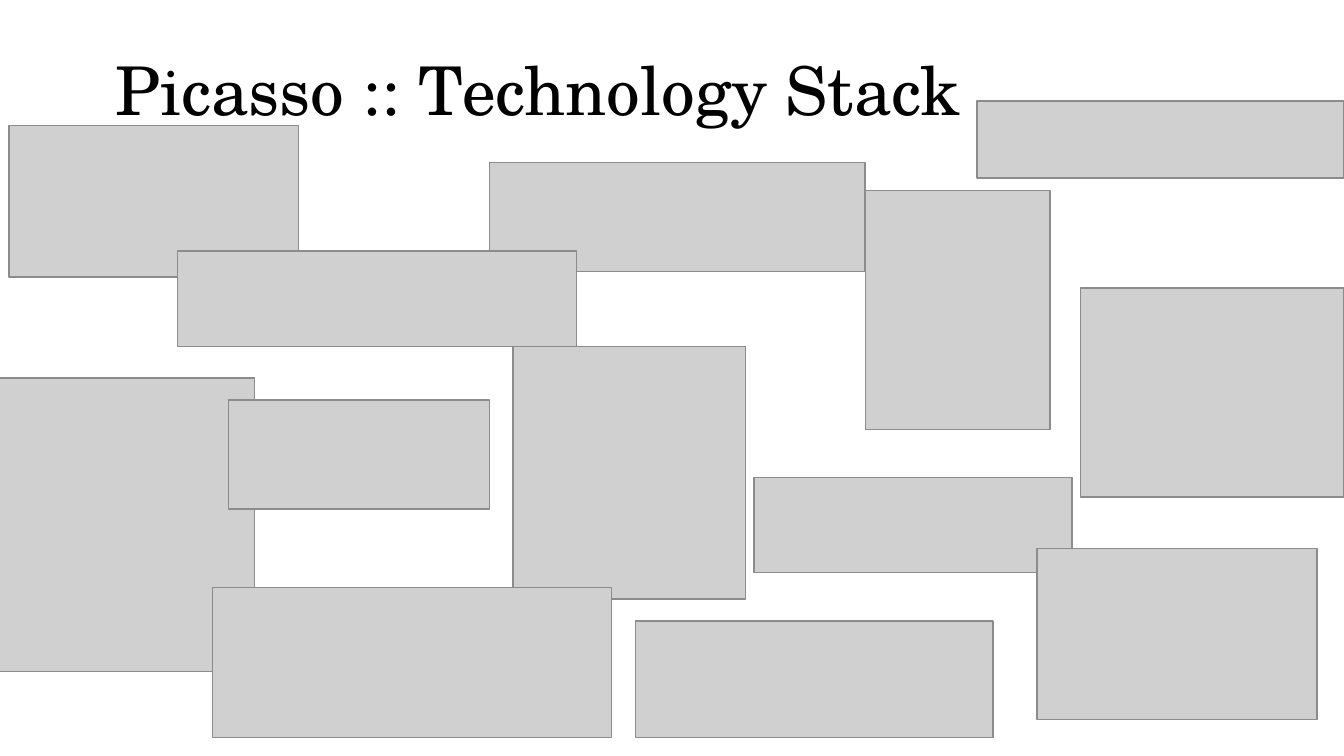
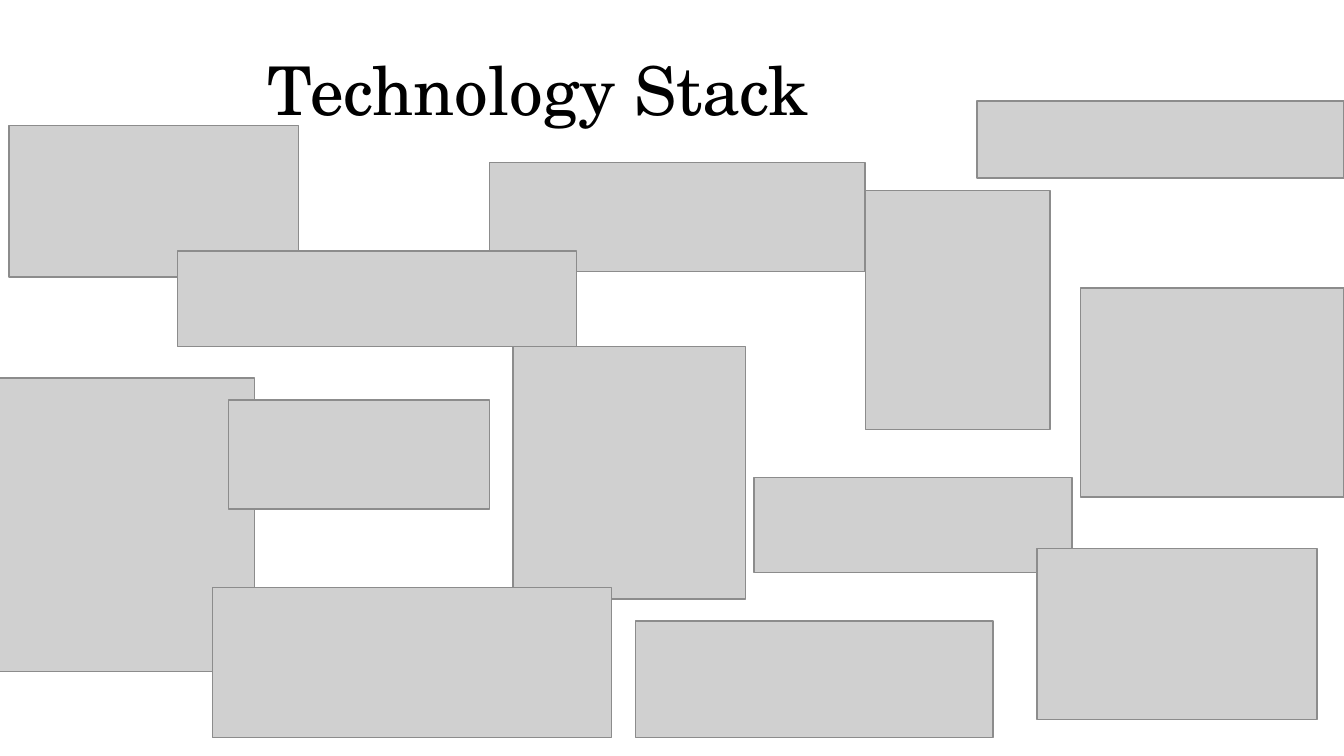
Before and after one commit to nguyensjsu/fa19-281-team-rocket, a slide deck: slide 4 of SpartanHub.pptx. Drawn at 1344x756 pixels with LibreOffice and Linux fonts; fonts in the diff are those of the drawing; grey boxes stand for pictures. Boxes give left, top, right and bottom in pixels: in the first picture for what was removed or moved away, otherwise in the second. Text is boxed around its words. In the diff, an @@ line names an element or a change of style, - is before the commit and + after.

```diff
--- a/SpartanHub.pptx
+++ b/SpartanHub.pptx
@@ title at <box>267,65,808,135</box>: text changed @@
-Picasso :: Technology Stack
+Technology Stack
```
Also in this commit, not shown: 1 other slide changed.
